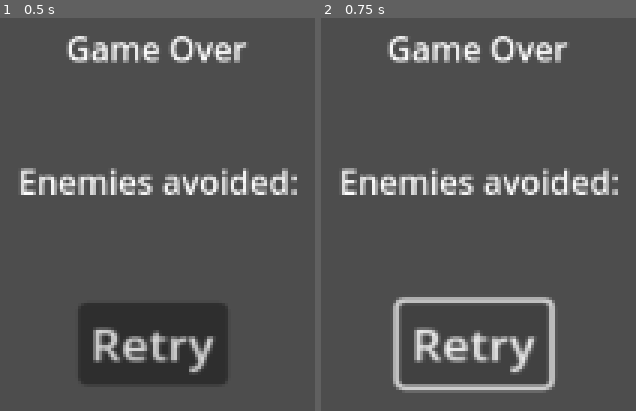
Above: before the commit, frames 1-2 (left to right).
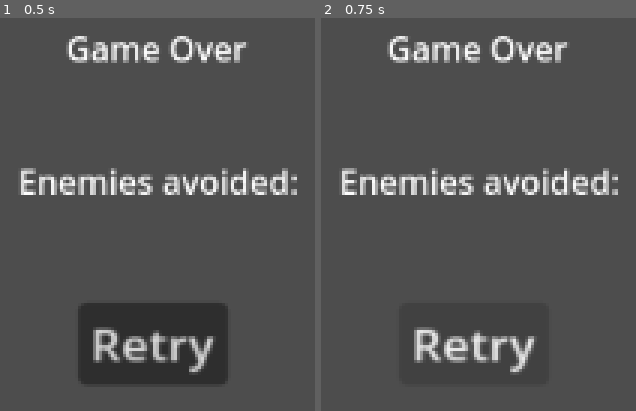
Above: after the commit, the same moments.

Repository: Starlitriver1234/TestGodot2025
Game: Godot game, scene res://Scenes/game_over.tscn
The game is run twice, just before and just after one commit, with the same random seed, the same clock (stepped at 60 frames per second) and the same inputs. This scene is started directly instead of the project's main scene.
Inputs:
- Up to frame 1 (0.5 s): no input
- Up to frame 2 (0.75 s): click "Retry" at 0.5 s

Frame 1 is identical in both runs. In frame 2, 2.7% of the frame differs, in the area x 22-75%, y 70-96%.

Commit message:
Updates to the game over

Diff:
--- a/godottest/Scenes/game_over.tscn
+++ b/godottest/Scenes/game_over.tscn
@@ -1,4 +1,6 @@
-[gd_scene load_steps=2 format=3 uid="uid://bqg7eaxhj2buu"]
+[gd_scene load_steps=3 format=3 uid="uid://bqg7eaxhj2buu"]
+
+[ext_resource type="Script" uid="uid://cyihuvvkmf1s4" path="res://Scripts/game_over.gd" id="1_ojehl"]
 
 [sub_resource type="LabelSettings" id="LabelSettings_i2yjh"]
 
@@ -7,6 +9,7 @@
 anchors_preset = 0
 offset_right = 40.0
 offset_bottom = 40.0
+script = ExtResource("1_ojehl")
 
 [node name="Avoided" type="Label" parent="."]
 layout_mode = 0
@@ -40,3 +43,5 @@
 offset_bottom = 370.0
 scale = Vector2(1.44, 1.28)
 text = "Retry"
+
+[connection signal="pressed" from="Retry" to="." method="_on_retry_pressed"]
--- /dev/null
+++ b/godottest/Scripts/game_over.gd
@@ -0,0 +1,16 @@
+extends Control
+
+func _set_enemy_label(enemy_number):
+	$Avoided.text = "Enemies avoided: " + str(enemy_number)
+
+func _ready() -> void:
+	pass # Replace with function body.
+
+
+# Called every frame. 'delta' is the elapsed time since the previous frame.
+func _process(delta: float) -> void:
+	pass
+
+
+func _on_retry_pressed() -> void:
+	get_tree().reload_current_scene()
Not shown, added: godottest/Scripts/game_over.gd.uid
